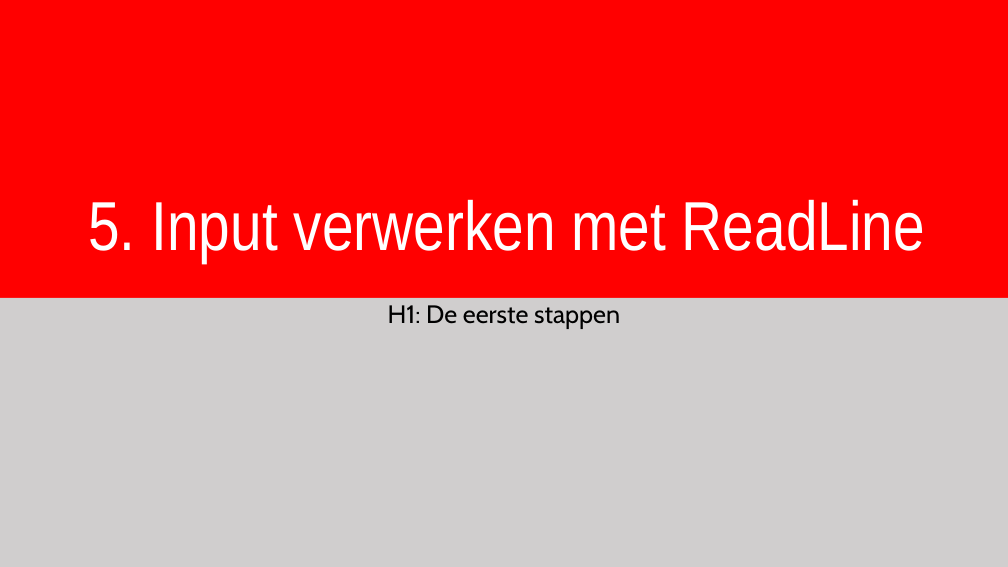
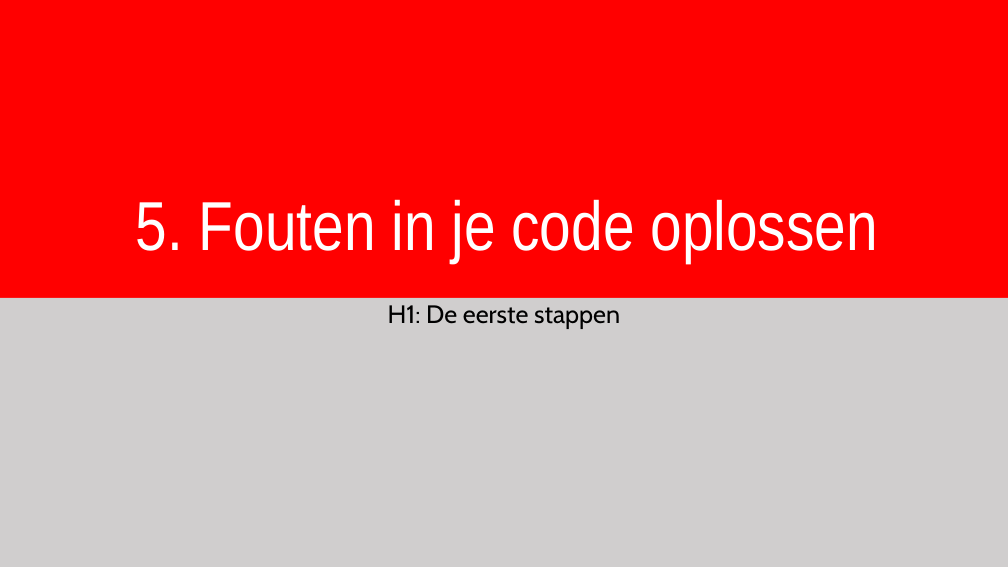
Before and after one commit to timdams/csharpbook, a slide deck: slide 1 of _SLIDES/2020/H1-Eerste Stappen/H1_5_Fouten in je code.pptx. Drawn at 1008x567 pixels with LibreOffice and Linux fonts; fonts in the diff are those of the drawing; background and template pictures are left out. Boxes give left, top, right and bottom in pixels: in the first picture for what was removed or moved away, otherwise in the second. Text is boxed around its words. In the diff, an @@ line names an element or a change of style, - is before the commit and + after.

```diff
--- a/_SLIDES/2020/H1-Eerste Stappen/H1_5_Fouten in je code.pptx
+++ b/_SLIDES/2020/H1-Eerste Stappen/H1_5_Fouten in je code.pptx
@@ title at [136,199,878,263]: text changed @@
-5. Input verwerken met ReadLine
+5. Fouten in je code oplossen
```
Also in this commit, not shown: 4 other files.
